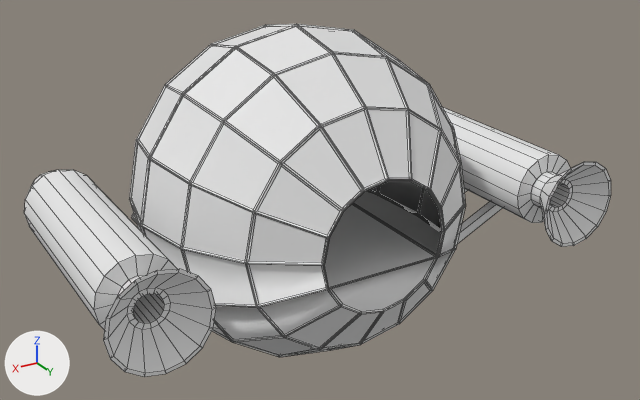
What one commit did to the FBX model Assets/UdonSpaceVehicles/SampleAssets/FBXs/SpacePod.fbx.
Rendered twice from a 50 mm lens placed at (2.46, 4.35, 2.07), pointed at (-0.1, 0.09, -0.06). The lights are fixed; the arrows at lower left show +X, +Y and +Z. Mesh edges are drawn as thin lines. Where no turn or scale is listed for an object, it has been applied to the vertices. Vertices at the same position are counted once.

The first picture shows 'SpacePod'.
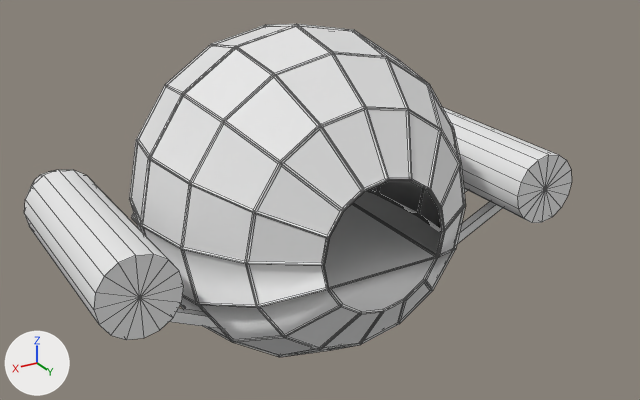
Location of each change, [x1, y1, x2, y2] in pixels of the pictures (640 x 400 px):
```json
{"object": "SpacePod", "change": "reshaped", "before": [24, 24, 611, 377], "after": [24, 24, 572, 357], "on screen": "7% narrower"}
{"part": 1, "of": "me_spacepod", "change": "cut back", "before": [94, 254, 216, 377], "after": [94, 254, 184, 340]}
{"part": 2, "of": "me_spacepod", "change": "cut back", "before": [518, 155, 611, 247], "after": [518, 155, 572, 223]}
```

The change, as JSON lines over the scene's bpy script:
```json
{"block": "me_spacepod", "where": "# used by ob_spacepod; location = (0.0, 0.0, 0.0)"}
{"op": "remove", "block": "me_spacepod", "code": "me_spacepod.from_pydata(...)  # 1402 vertices, 1461 faces; spans x -1.56..1.56, y -1.03..1.04, z -1.01..1.01"}
{"op": "add", "block": "me_spacepod", "code": "me_spacepod.from_pydata(...)  # 1180 vertices, 1267 faces; spans x -1.52..1.52, y -1.03..0.93, z -1.01..1.01"}
{"block": "me_spacepod", "change": "me_spacepod part 1"}
{"block": "me_spacepod", "change": "112 vertices are removed from x 1.03..1.56, y 0.48..1.04, z -0.27..0.26"}
{"block": "me_spacepod", "change": "113 faces are deleted"}
{"block": "me_spacepod", "change": "1 vertex is added at (1.3, 0.76, 0.0)"}
{"block": "me_spacepod", "change": "16 new faces join them, mat_spacepod_body (white #e7e7e7)"}
{"block": "me_spacepod", "change": "me_spacepod part 2"}
{"block": "me_spacepod", "change": "112 vertices are removed from x -1.56..-1.03, y 0.48..1.04, z -0.27..0.26"}
{"block": "me_spacepod", "change": "113 faces are deleted"}
{"block": "me_spacepod", "change": "1 vertex is added at (-1.3, 0.76, 0.0)"}
{"block": "me_spacepod", "change": "16 new faces join them, mat_spacepod_body (white #e7e7e7)"}
```
